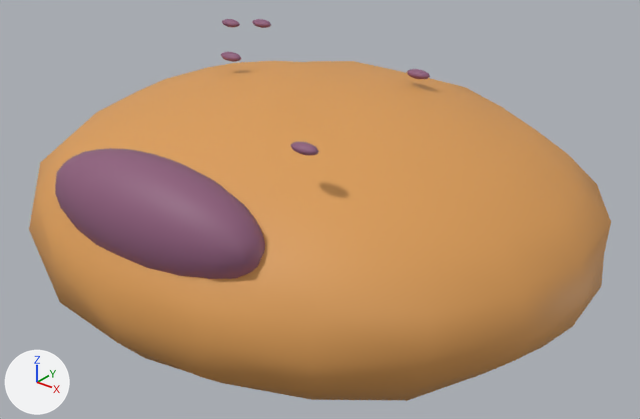
Before and after pictures for a commit that changed the glTF model models/catch_breads/bread_koshian.glb.
Camera for both pictures: a camera (50 mm lens) standing at (0.699, -0.857, 0.525) and looking at (0.014, -0.001, -0.006). Arrows for +X, +Y and +Z are at lower left; the lights stay in place. The picture after the commit comes second. Where no turn or scale is listed for an object, it has been applied to the vertices.

Objects in the first picture: 'こしあんのぞき窓', 'ふっくらした生地.010', '黒ごま', '黒ごま.001', '黒ごま.002', '黒ごま.003', '黒ごま.004'.
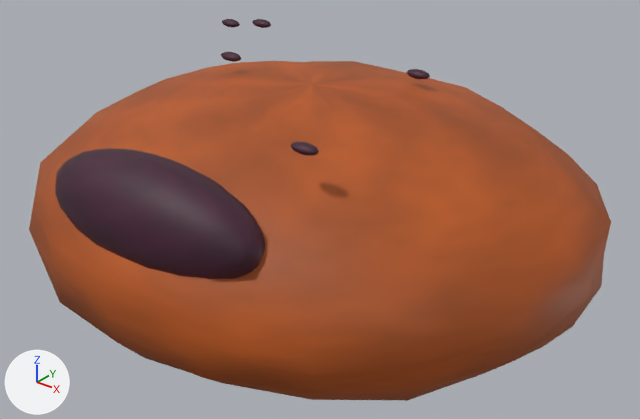
The edits, one by one:
Picture 'material_20' (img_material_20) is new.
Picture 'material_02' (img_material_02) is new.
In material '焼きたての山吹色' (mat_焼きたての山吹色), base_color is no longer (0.72, 0.34, 0.095), orange #dd9e57.
In material '焼きたての山吹色' (mat_焼きたての山吹色), texture is now set to img_material_02.
In material 'レーズン' (mat_レーズン), base_color is no longer (0.27, 0.11, 0.2), purple #8e5d7c.
In material 'レーズン' (mat_レーズン), texture is now set to img_material_20.

Changed parts and their boxes [x1, y1, x2, y2] in the pictures (640 x 419 px):
'ふっくらした生地.010', surface changed (orange to brown): [29, 61, 611, 401] in both
'こしあんのぞき窓', surface changed (purple to brown): [55, 148, 265, 279] in both
'黒ごま.004', surface changed (purple to brown): [290, 142, 319, 156] in both
'黒ごま.002', surface changed (darker): [406, 69, 430, 79] in both
'黒ごま.001', surface changed: [221, 52, 241, 62] in both
'黒ごま', surface changed: [252, 19, 271, 28] in both
'黒ごま.003', surface changed: [222, 19, 240, 27] in both
